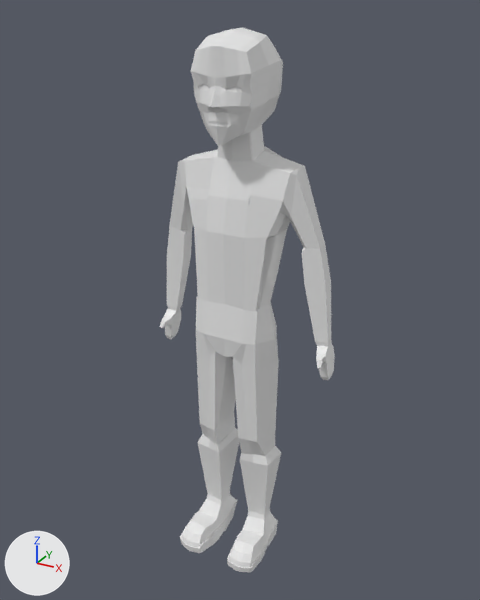
The FBX model Assets/Models/charterAnimations/Tonic Seizure.fbx: old version first, new version second.
Before and after are seen from a 50 mm camera at (7.43, -13.67, 14.12) aimed at (0.25, -0.62, 7.59). The lights are fixed; the arrows at lower left show +X, +Y and +Z. Materials are left out; every surface is plain grey.
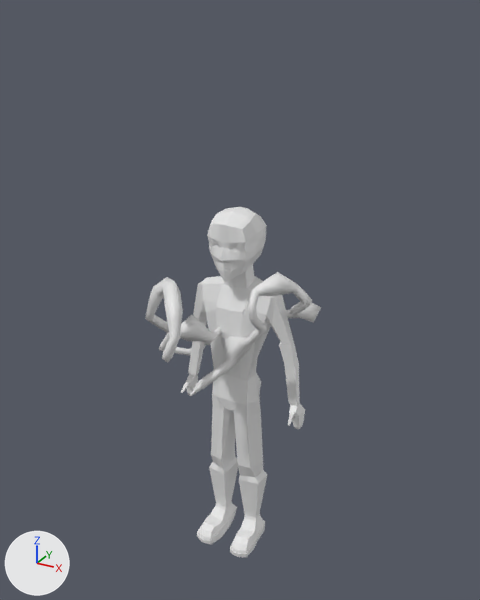
What differs and where, as boxes (x1, y1, x2, y2) in the pictures (480 x 600 px; the box of a moved part takes in the faces that stretch with it):
'Cube', reshaped, moved, rescaled (36% shorter)
    before: (160, 27, 335, 572)
    after: (145, 207, 321, 557)
part 1 of me_cube, added
    after: (145, 272, 321, 396)
part 2 of me_cube, moved or reshaped
    before: (160, 147, 335, 442)
    after: (181, 277, 305, 468)

Diff of the bpy script that builds the scene:
```diff
--- a/Assets/Models/charterAnimations/Tonic Seizure.fbx.py
+++ b/Assets/Models/charterAnimations/Tonic Seizure.fbx.py
@@ me_cube @@
 # used by ob_cube; location = (0.0, -0.4, 8.06); scale = (0.969, 0.969, 0.969)
-me_cube.from_pydata(...)  # 969 vertices, 896 faces; spans x -2.42..2.56, y -1.41..1.22, z -8.26..5.85
+me_cube.from_pydata(...)  # 1489 vertices, 1416 faces; spans x -3.39..2.92, y -3.91..1.94, z -8.26..5.85
+# me_cube part 1: a new loose piece of 520 vertices spanning x -3.39..2.92, y -3.91..1.94, z -1.02..4.1
+# me_cube part 2
+# 4 vertices in x -0.56..0.56, y -0.4..-0.27, z 2.04..2.26 move by (0.0, -0.11, 0.1)
+# 4 vertices in x 0.0, y -0.56..-0.54, z -2.05..-2.04 move by (0.0, 0.05, 0.03)
+# 3 vertices in x 2.41..2.56, y 0.21..0.58, z -2.42..-2.29 move by (0.05, 0.05, -0.09)
+# 3 vertices in x -0.49..0.49, y 0.85..0.93, z -1.38..-1.34 move by (0.0, 0.01, 0.07)
+# 3 vertices in x -0.54..0.55, y -0.35..-0.34, z 2.0..2.14 move by (0.0, -0.12, 0.1)
+# 95 vertices move from x -2.35..2.55, y -0.65..1.12, z -2.45..2.85 to x -2.43..2.61, y -0.69..1.03, z -2.53..2.8
@@ ob_cube @@
 ob_cube = bpy.data.objects.new('Cube', me_cube)
-ob_cube.location = (0.0, -0.4, 8.06)
-ob_cube.scale = (0.969, 0.969, 0.969)
+ob_cube.location = (0.0, -0.4, 5.78)
+ob_cube.scale = (0.684, 0.684, 0.684)
```
